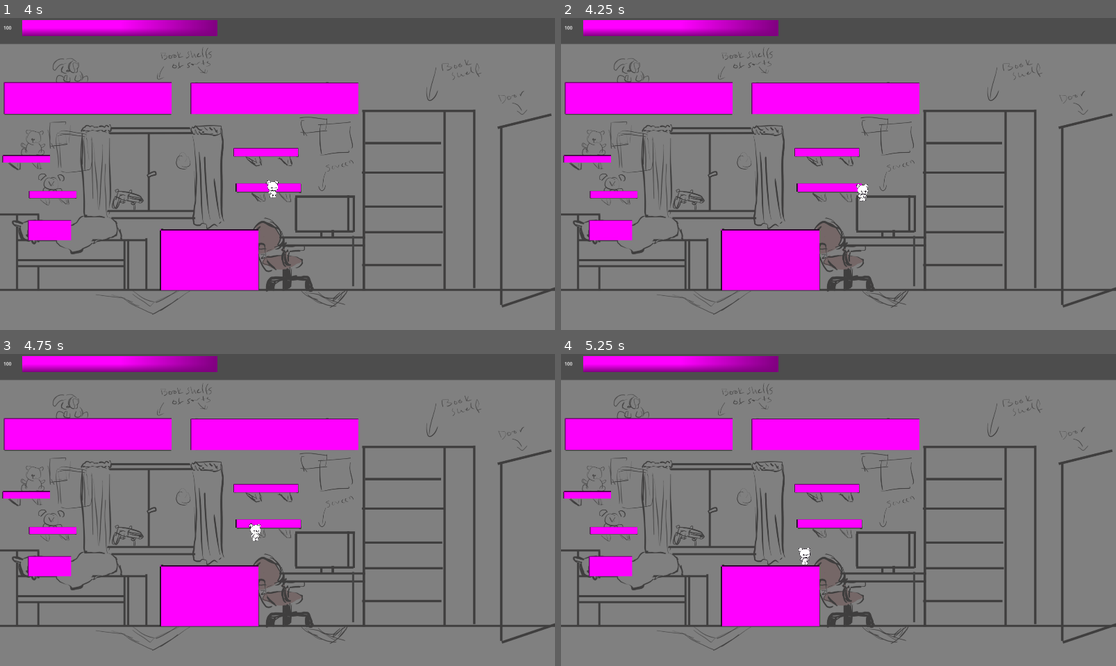
Above: before the commit, frames 1-4 (two rows, left to right).
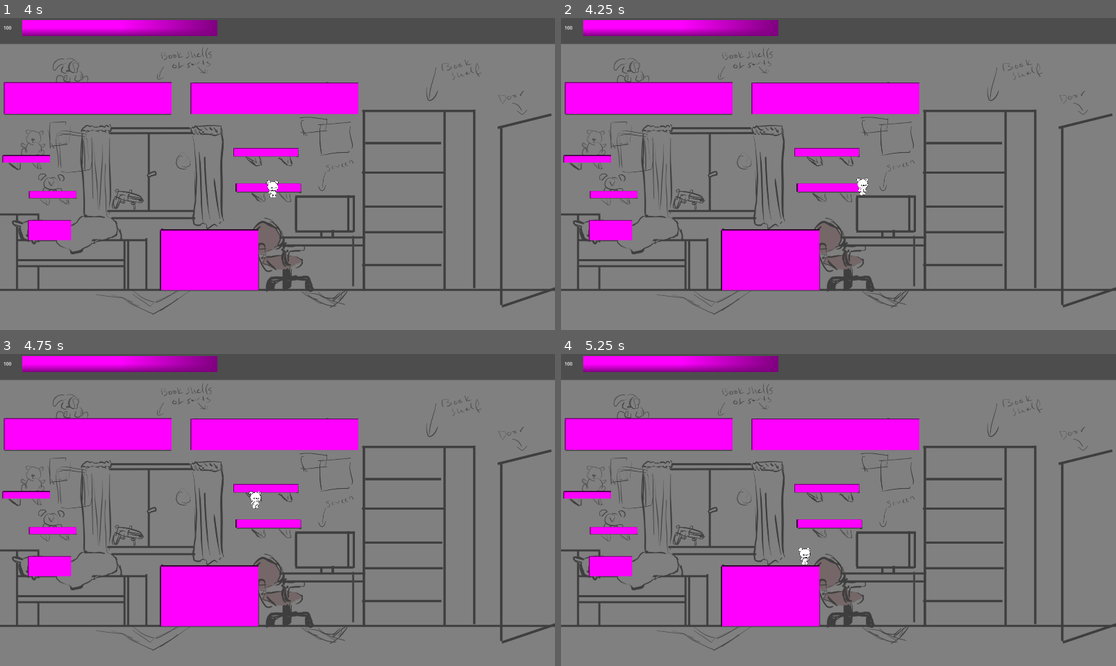
Above: after the commit, the same moments.

Repository: Karanval/CatStack
Game: Godot game, scene res://Scenes/TestScene/TestScene.tscn
The game is run twice, just before and just after one commit, with the same random seed, the same clock (stepped at 60 frames per second) and the same inputs.
Inputs:
- Up to frame 1 (4 s): hold D (Right) 0.53-2.03 s; tap Space (Jump) at 0.77, 1.52, 3.02, 3.77 s; hold A (Left) 2.03-2.78 s; hold D (Right) from 2.78 s (still down)
- Up to frame 2 (4.25 s): keep holding D (Right)
- Up to frame 3 (4.75 s): release D (Right) at 4.28 s; hold A (Left) from 4.28 s (still down); tap Space (Jump) at 4.52 s
- Up to frame 4 (5.25 s): release A (Left) at 5.03 s; hold D (Right) from 5.03 s (still down)

Frame 1 is identical in both runs. In frame 2, less than 0.1% of the frame differs, in the area x 53-56%, y 51-59%; in frame 3, 0.2%, in the area x 44-48%, y 43-60%; in frame 4, less than 0.1%.

Commit message:
add platform to monitor and chair

Diff:
--- a/Scenes/Room.tscn
+++ b/Scenes/Room.tscn
@@ -16,6 +16,12 @@
 [sub_resource type="RectangleShape2D" id="RectangleShape2D_7gm67"]
 size = Vector2(376, 36)
 
+[sub_resource type="RectangleShape2D" id="RectangleShape2D_f1ah8"]
+size = Vector2(138, 19)
+
+[sub_resource type="RectangleShape2D" id="RectangleShape2D_0sh5y"]
+size = Vector2(207, 8)
+
 [sub_resource type="RectangleShape2D" id="RectangleShape2D_xebr5"]
 size = Vector2(1928, 27)
 
@@ -105,6 +111,28 @@
 shape = SubResource("RectangleShape2D_7gm67")
 one_way_collision = true
 
+[node name="Chair" type="StaticBody2D" parent="Collisions"]
+position = Vector2(1273, 830)
+collision_layer = 32
+collision_mask = 2
+metadata/_edit_group_ = true
+
+[node name="CollisionShape2D" type="CollisionShape2D" parent="Collisions/Chair"]
+position = Vector2(-296, 1.5)
+shape = SubResource("RectangleShape2D_f1ah8")
+one_way_collision = true
+
+[node name="Monitor" type="StaticBody2D" parent="Collisions"]
+position = Vector2(1218, 624)
+collision_layer = 32
+collision_mask = 2
+metadata/_edit_group_ = true
+
+[node name="CollisionShape2D" type="CollisionShape2D" parent="Collisions/Monitor"]
+position = Vector2(-93.5, -6)
+shape = SubResource("RectangleShape2D_0sh5y")
+one_way_collision = true
+
 [node name="Floor" type="StaticBody2D" parent="Collisions"]
 position = Vector2(804, 948)
 collision_mask = 2
Not shown: 1 places in Scenes/Room.tscn that only renumber resources
